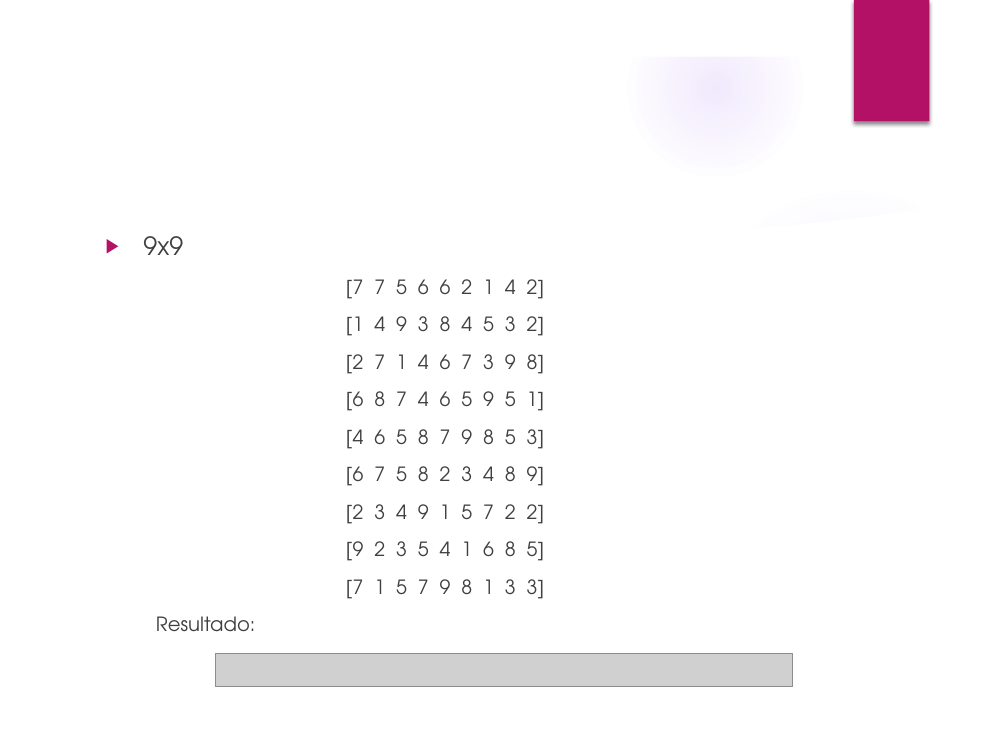
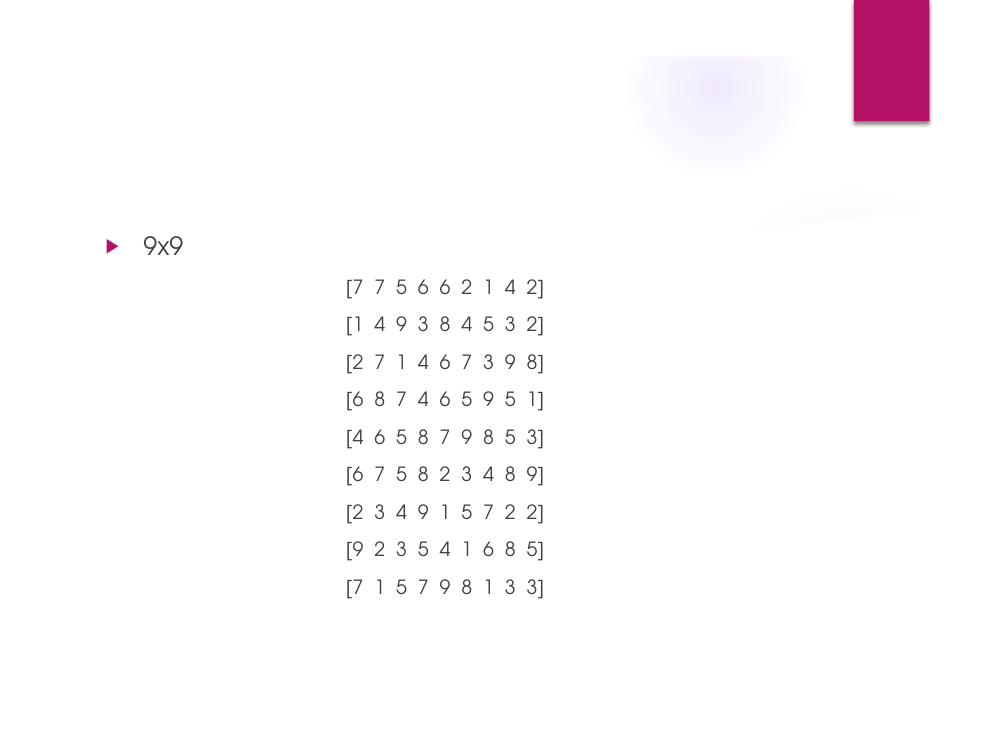
Before and after one commit to raunavcru/hitori-ia, a slide deck: slide 15 of Presentacion.pptx (slide 11 before the commit). Drawn at 1008x756 pixels with LibreOffice and Linux fonts; fonts in the diff are those of the drawing; grey boxes stand for pictures; background and template pictures are left out. Boxes give left, top, right and bottom in pixels: in the first picture for what was removed or moved away, otherwise in the second. Text is boxed around its words. In the diff, an @@ line names an element or a change of style, - is before the commit and + after.

```diff
--- a/Presentacion.pptx
+++ b/Presentacion.pptx
@@ text at bbox=[156, 616, 255, 632]: paragraph removed @@
-Resultado:
@@ picture removed at bbox=[216, 654, 793, 686] @@
```
Also in this commit, not shown: 5 other slides changed, 5 slides added.
